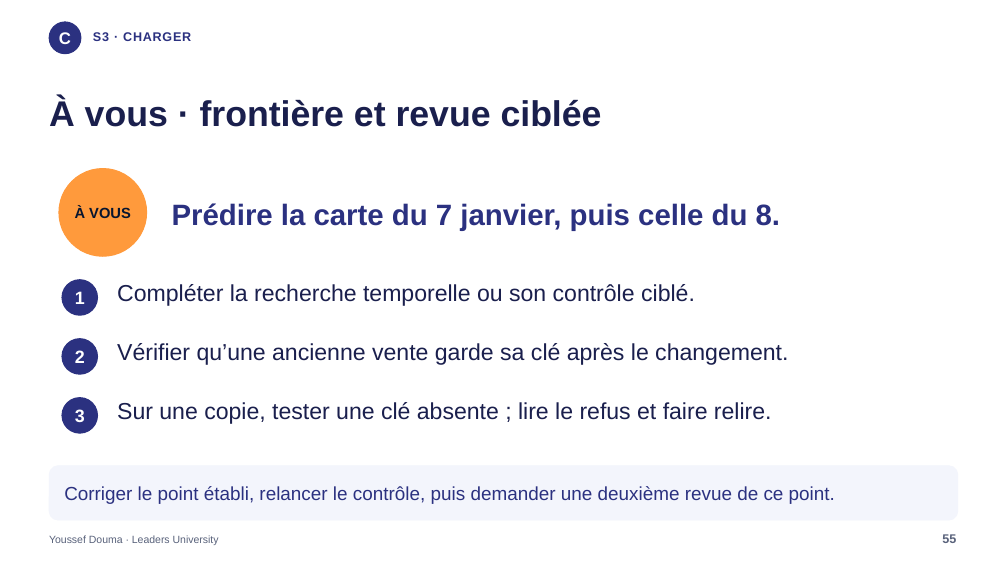
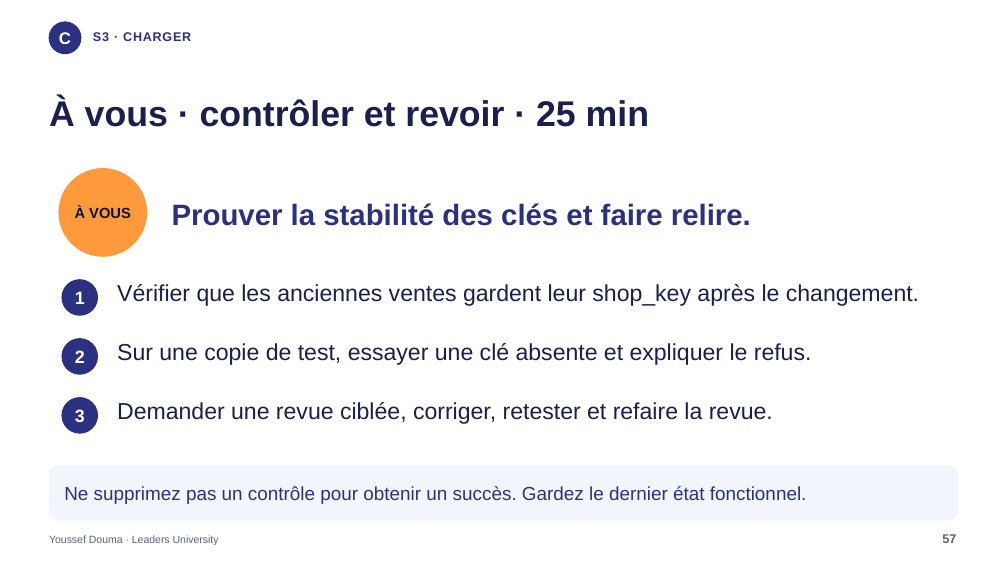
Before and after one commit to jodouma/leaders-bi-ia-etl-28h, a slide deck: slide 57 of presentation/Atlas_CODEX_BI_15h.pptx (slide 55 before the commit). Drawn at 1008x567 pixels with LibreOffice and Linux fonts; fonts in the diff are those of the drawing. Boxes give left, top, right and bottom in pixels: in the first picture for what was removed or moved away, otherwise in the second. Text is boxed around its words. In the diff, an @@ line names an element or a change of style, - is before the commit and + after.

```diff
--- a/presentation/Atlas_CODEX_BI_15h.pptx
+++ b/presentation/Atlas_CODEX_BI_15h.pptx
@@ text at (49, 98, 649, 127): text changed @@
-À vous · frontière et revue ciblée
+À vous · contrôler et revoir · 25 min
@@ text at (172, 203, 751, 226): text changed @@
-Prédire la carte du 7 janvier, puis celle du 8.
+Prouver la stabilité des clés et faire relire.
@@ text at (117, 284, 919, 306): text changed @@
-Compléter la recherche temporelle ou son contrôle ciblé.
+Vérifier que les anciennes ventes gardent leur shop_key après le changement.
@@ text at (117, 343, 812, 365): text changed @@
-Vérifier qu’une ancienne vente garde sa clé après le changement.
+Sur une copie de test, essayer une clé absente et expliquer le refus.
@@ text at (117, 402, 773, 424): text changed @@
-Sur une copie, tester une clé absente ; lire le refus et faire relire.
+Demander une revue ciblée, corriger, retester et refaire la revue.
@@ text at (64, 486, 807, 504): text changed @@
-Corriger le point établi, relancer le contrôle, puis demander une deuxième revue de ce point.
+Ne supprimez pas un contrôle pour obtenir un succès. Gardez le dernier état fonctionnel.
@@ text at (942, 534, 956, 543): text changed @@
-55
+57
```
Also in this commit, not shown: 43 other slides changed, 2 slides added, 5 other files.
